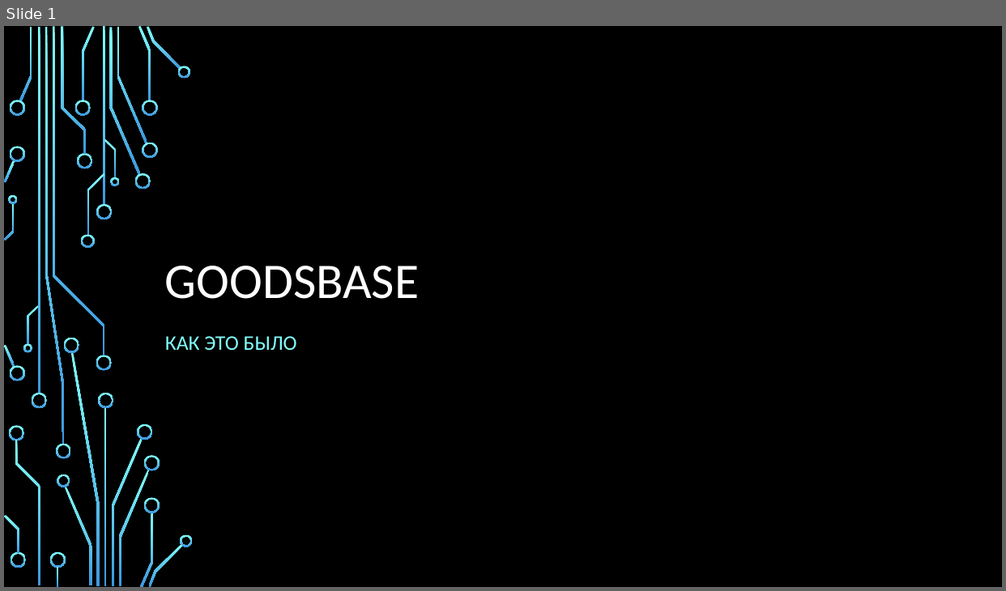
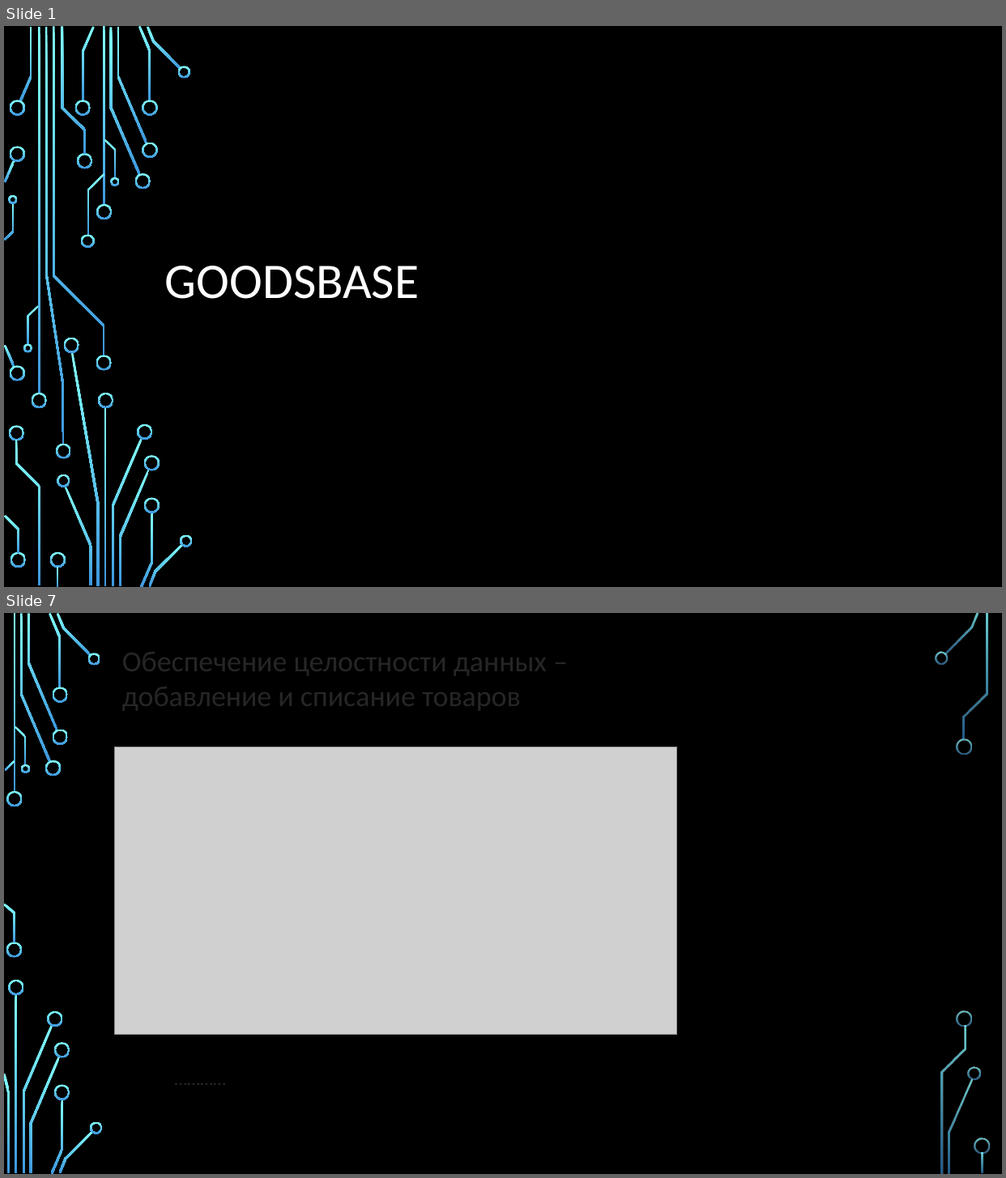
Before and after one commit to samgrim/GoodsBase, a slide deck: Goodsbase.pptx. Shown one above the other, each under a label of ours: slide 1 before the commit, slides 1 and 7 after it; the slides between them are not shown. The pictures are 1006x591 and 1006x1178 pixels, drawn with LibreOffice and Linux fonts; fonts in the diff are those of the drawing; grey boxes stand for pictures; background and template pictures are left out. Boxes give left, top, right and bottom in pixels: in the first picture for what was removed or moved away, otherwise in the second. Text is boxed around its words. In the diff, an @@ line names an element or a change of style, - is before the commit and + after.

```diff
--- a/Goodsbase.pptx
+++ b/Goodsbase.pptx
@@ slide 7 added at bbox=[4, 613, 1002, 1174], background picture (left out) @@
@@ text added at bbox=[122, 644, 547, 714], 28 pt, text #262626 @@
+Обеспечение целостности данных – добавление и списание товаров
@@ picture added at bbox=[115, 747, 677, 1034] @@
@@ text added at bbox=[167, 1063, 510, 1093], 18 pt, text #262626 @@
+…………
@@ group added at bbox=[4, 613, 990, 1174]: 33 freeform shapes, 3 rectangles @@
@@ slide 1 changed as well @@
@@ subtitle removed at bbox=[165, 336, 297, 350] @@
-КАК ЭТО БЫЛО
```
Also in this commit, not shown: 2 other slides changed, 15 other slides added, 1 slide removed.
